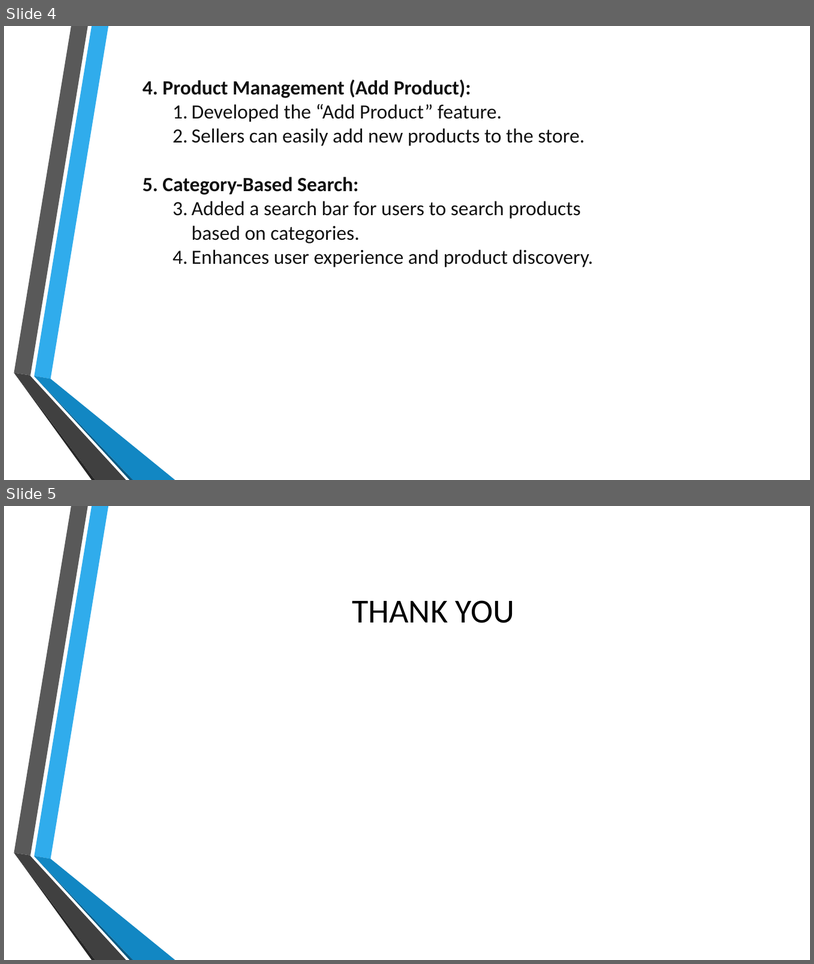
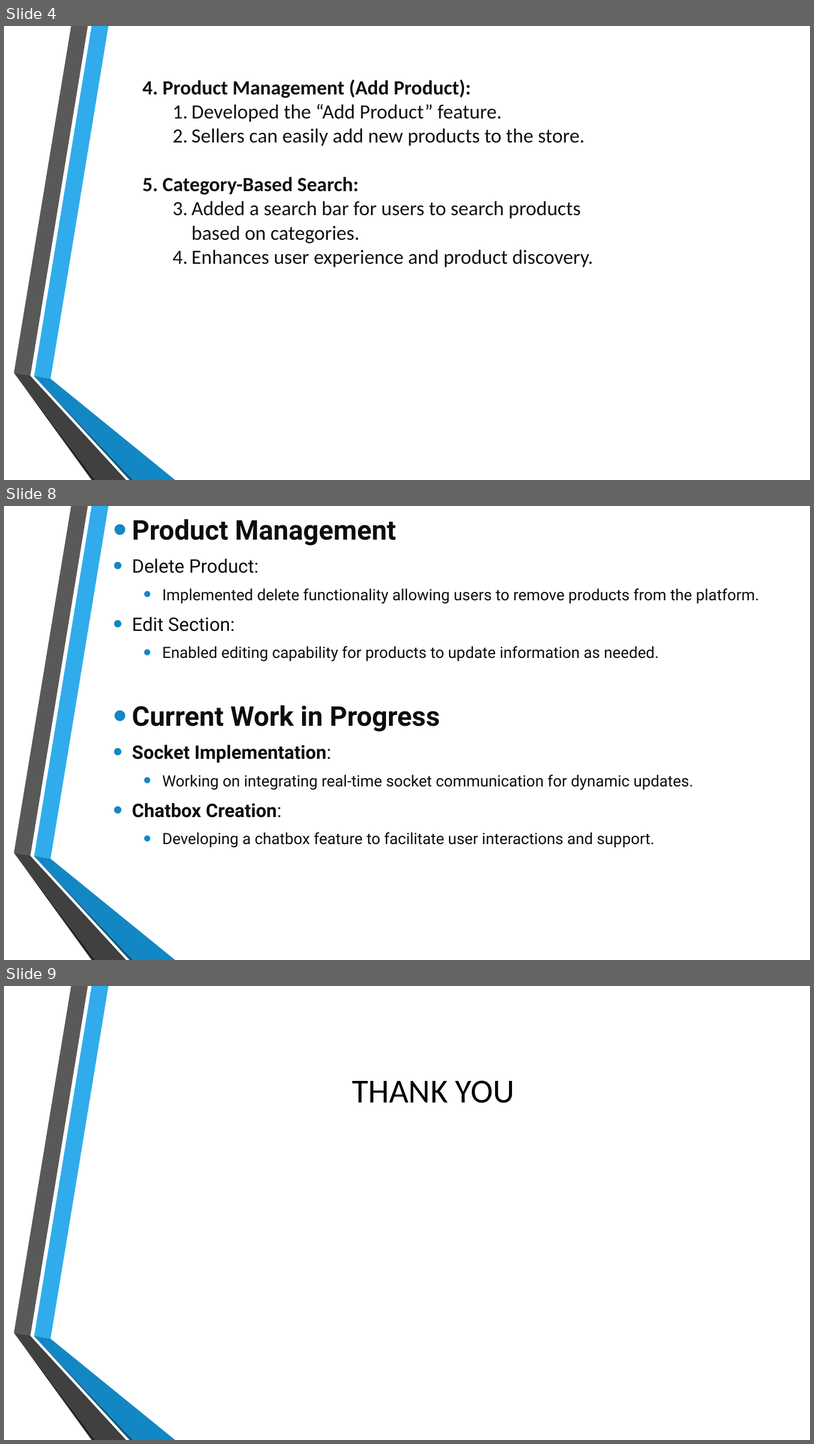
Before and after one commit to tushar-nanda/pp, a slide deck: Parallax.pptx. Shown one above the other, each under a label of ours: slides 4 and 5 before the commit, slides 4, 8 and 9 after it; the slides between them are not shown. The pictures are 814x964 and 814x1444 pixels, drawn with LibreOffice and Linux fonts; fonts in the diff are those of the drawing; background and template pictures are left out. Boxes give left, top, right and bottom in pixels: in the first picture for what was removed or moved away, otherwise in the second. Text is boxed around its words. In the diff, an @@ line names an element or a change of style, - is before the commit and + after.

```diff
--- a/Parallax.pptx
+++ b/Parallax.pptx
@@ slide 8 added at box(4, 506, 810, 960), background picture (left out); not listed: 6 template elements that a slide beside it also shows @@
@@ text added at box(132, 558, 759, 847), 18.5 pt, text #0D0D0D @@
+• Product Management
+• Delete Product:
+  • Implemented delete functionality allowing users to remove products from the platform.
+• Edit Section:
+  • Enabled editing capability for products to update information as needed.
+• Current Work in Progress
+• Socket Implementation:
+  • Working on integrating real-time socket communication for dynamic updates.
+• Chatbox Creation:
+  • Developing a chatbox feature to facilitate user interactions and support.
@@ what was slide 5 is now slide 9 @@
```
Also in this commit, not shown: 3 other slides added, 2 other files.
